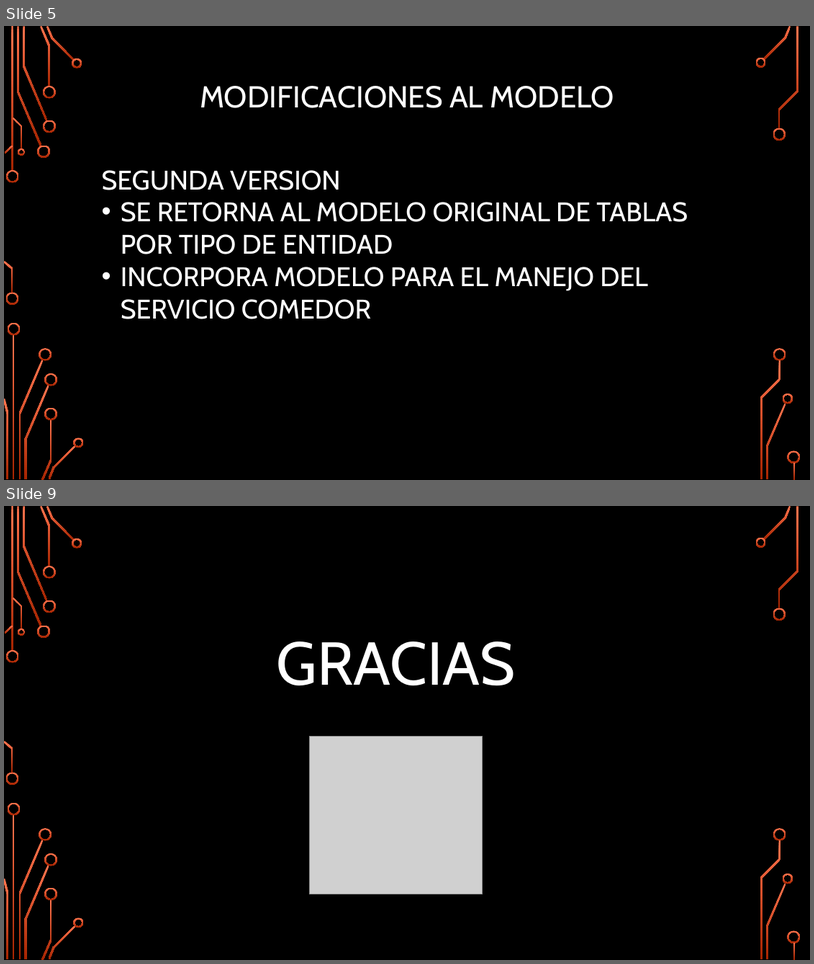
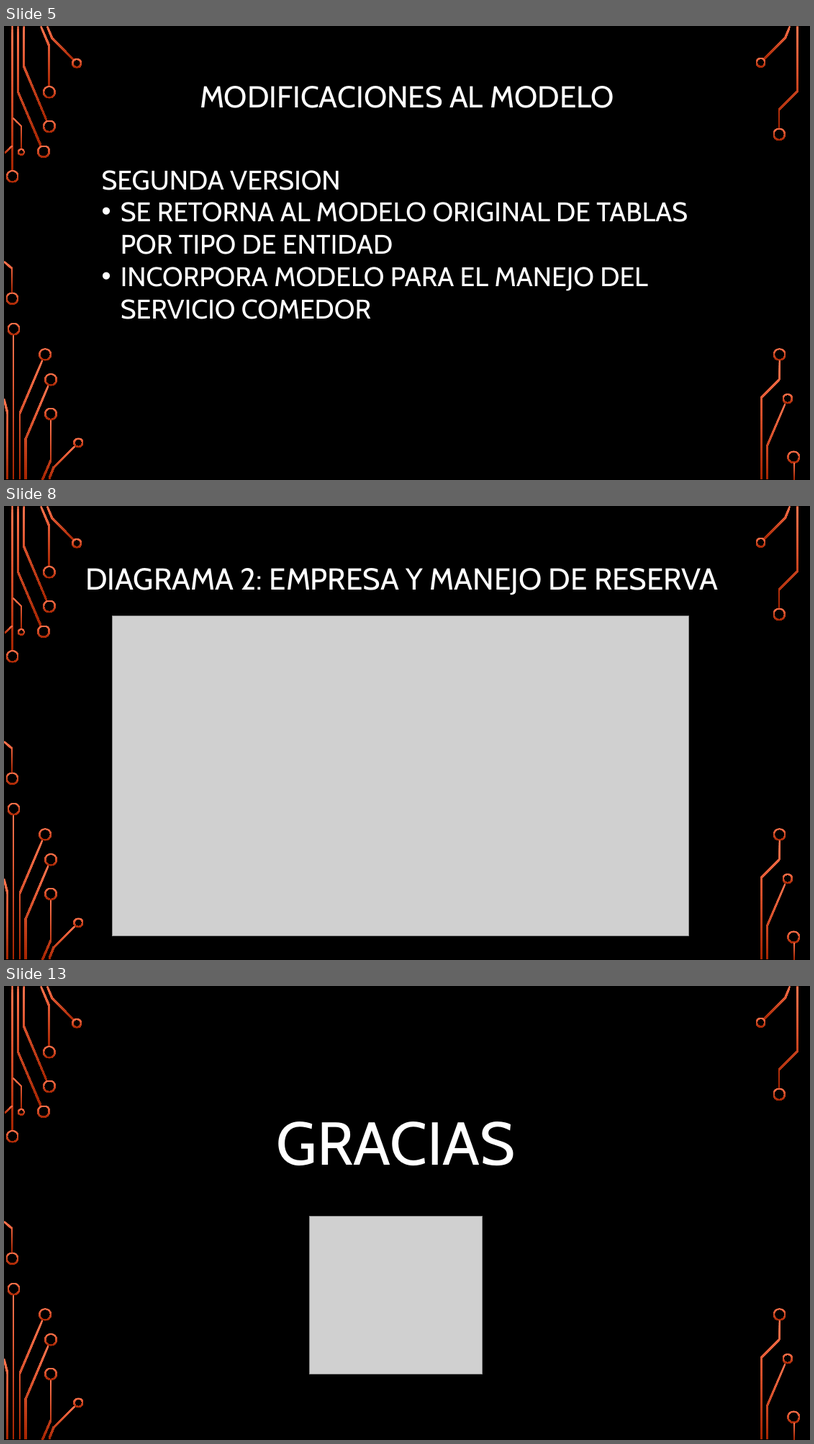
Before and after one commit to stpbrain/Portafolio2018, a slide deck: Documentacion/2 Etapa/Presentacion Etapa 2.pptx. Shown one above the other, each under a label of ours: slides 5 and 9 before the commit, slides 5, 8 and 13 after it; the slides between them are not shown. The pictures are 814x964 and 814x1444 pixels, drawn with LibreOffice and Linux fonts; fonts in the diff are those of the drawing; grey boxes stand for pictures; background and template pictures are left out. Boxes give left, top, right and bottom in pixels: in the first picture for what was removed or moved away, otherwise in the second. Text is boxed around its words. In the diff, an @@ line names an element or a change of style, - is before the commit and + after.

```diff
--- a/Documentacion/2 Etapa/Presentacion Etapa 2.pptx
+++ b/Documentacion/2 Etapa/Presentacion Etapa 2.pptx
@@ slide 8 added at [4, 506, 810, 960], background picture (left out); not listed: 36 template elements that a slide beside it also shows @@
@@ title added at [85, 568, 718, 595], 36 pt, text #FFFFFF @@
+DIAGRAMA 2: EMPRESA Y MANEJO DE RESERVA
@@ picture added at [112, 616, 689, 936] @@
@@ what was slide 9 is now slide 13 @@
```
Also in this commit, not shown: 2 slides changed, 5 other slides added, 2 slides removed.
